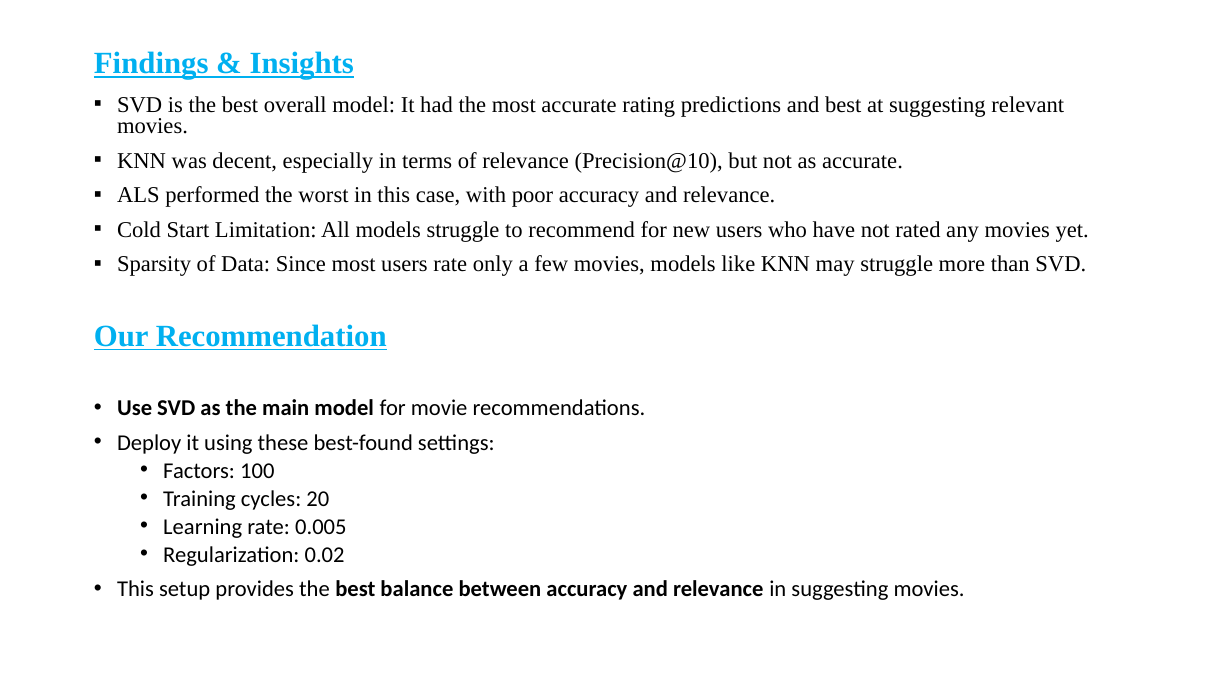
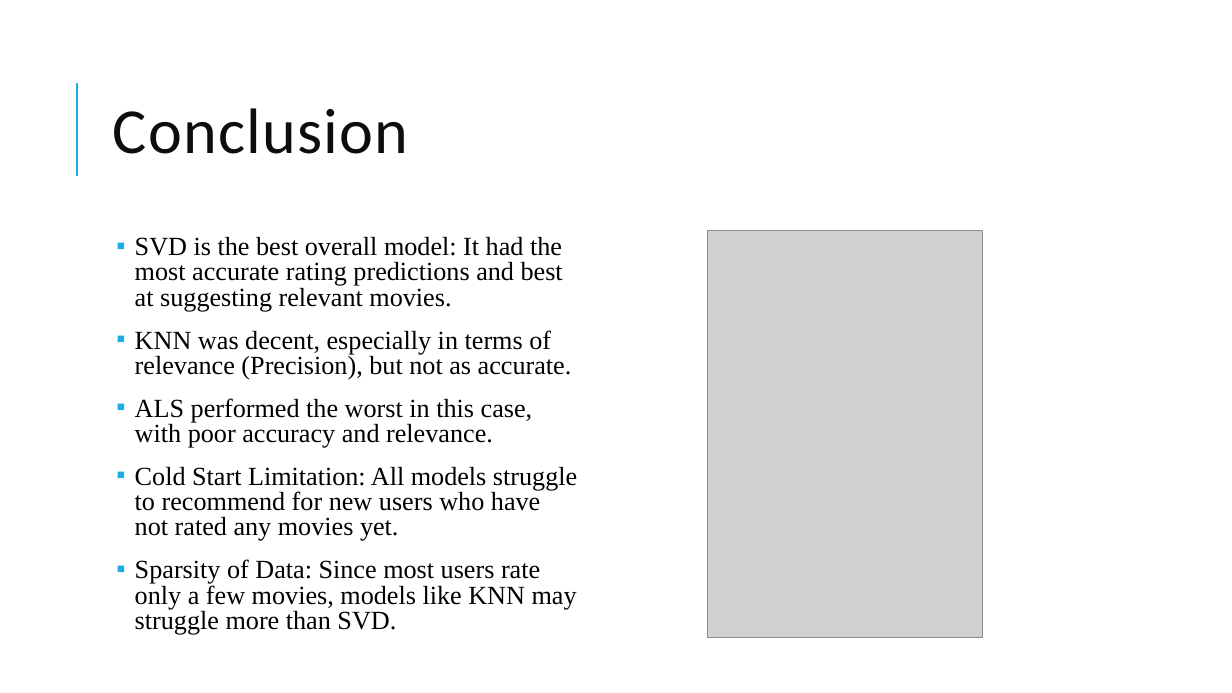
Before and after one commit to H-Rumenya/Group_2_P4_Project, a slide deck: slide 12 of Non-Technical Presentation.pptx (slide 11 before the commit). Drawn at 1232x693 pixels with LibreOffice and Linux fonts; fonts in the diff are those of the drawing; grey boxes stand for pictures. Boxes give left, top, right and bottom in pixels: in the first picture for what was removed or moved away, otherwise in the second. Text is boxed around its words. In the diff, an @@ line names an element or a change of style, - is before the commit and + after.

```diff
--- a/Non-Technical Presentation.pptx
+++ b/Non-Technical Presentation.pptx
@@ title removed at [94,51,354,79] @@
-Findings & Insights
@@ line added from (77, 176) to (77, 83), #1CADE4 1.5 pt @@
@@ title added at [113,108,409,154], 50 pt, text #0D0D0D @@
+Conclusion
@@ text "SVD is the best overall ...": place and size @@
-text "SVD is the best overall ..." at [94,96,1089,600]
+text "SVD is the best overall ..." at [135,236,577,635]
@@ text at [135,236,577,635]: size 17.6 to 20.4 pt in "SVD is the best overall model: It ...", "ALS performed the worst in this case, ...", "Cold Start Limitation: All models struggle to ...", "Sparsity of Data: Since most users rate ..."; indent changed; more space between paragraphs @@
@@ picture added at [708,231,983,638] @@
@@ text at [94,324,965,600]: paragraphs removed @@
-Our Recommendation
-• Use SVD as the main model for movie recommendations.
-• Deploy it using these best-found settings:
-  • Factors: 100
-  • Training cycles: 20
-  • Learning rate: 0.005
-  • Regularization: 0.02
-• This setup provides the best balance between accuracy and relevance in suggesting movies.
@@ text at [135,330,572,380]: text changed; size 17.6 to 20.4 pt @@
-▪ KNN was decent, especially in terms of relevance (Precision@10), but not as accurate.
+▪ KNN was decent, especially in terms of relevance (Precision), but not as accurate.
```
Also in this commit, not shown: 10 other slides changed, 2 slides added.
